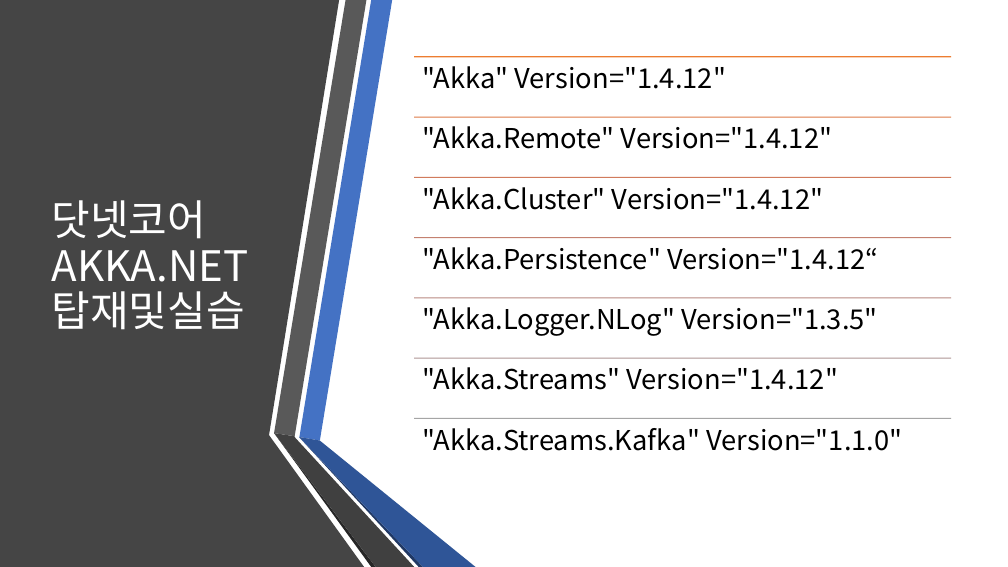
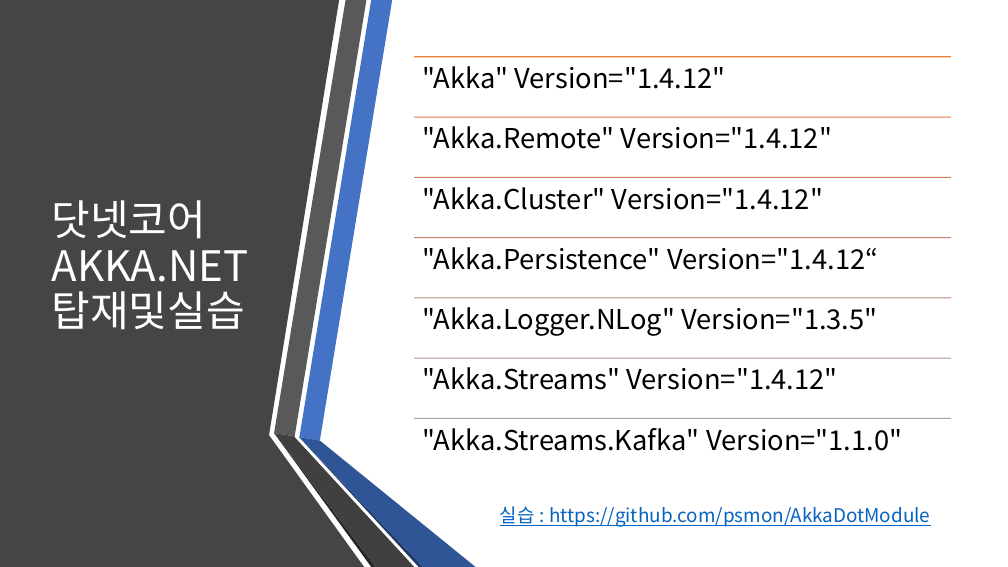
Before and after one commit to psmon/AkkaDotModule, a slide deck: slide 10 of Doc/DotCoreApiWithAkka.pptx. Drawn at 1008x567 pixels with LibreOffice and Linux fonts; fonts in the diff are those of the drawing. Boxes give left, top, right and bottom in pixels: in the first picture for what was removed or moved away, otherwise in the second. Text is boxed around its words. In the diff, an @@ line names an element or a change of style, - is before the commit and + after.

```diff
--- a/Doc/DotCoreApiWithAkka.pptx
+++ b/Doc/DotCoreApiWithAkka.pptx
@@ text added at box(500, 506, 930, 527), 18 pt, text #0563C1, underline @@
+실습 : https://github.com/psmon/AkkaDotModule
```
Also in this commit, not shown: 4 other slides changed, 2 slides added, 1 slide removed, 1 other file.
